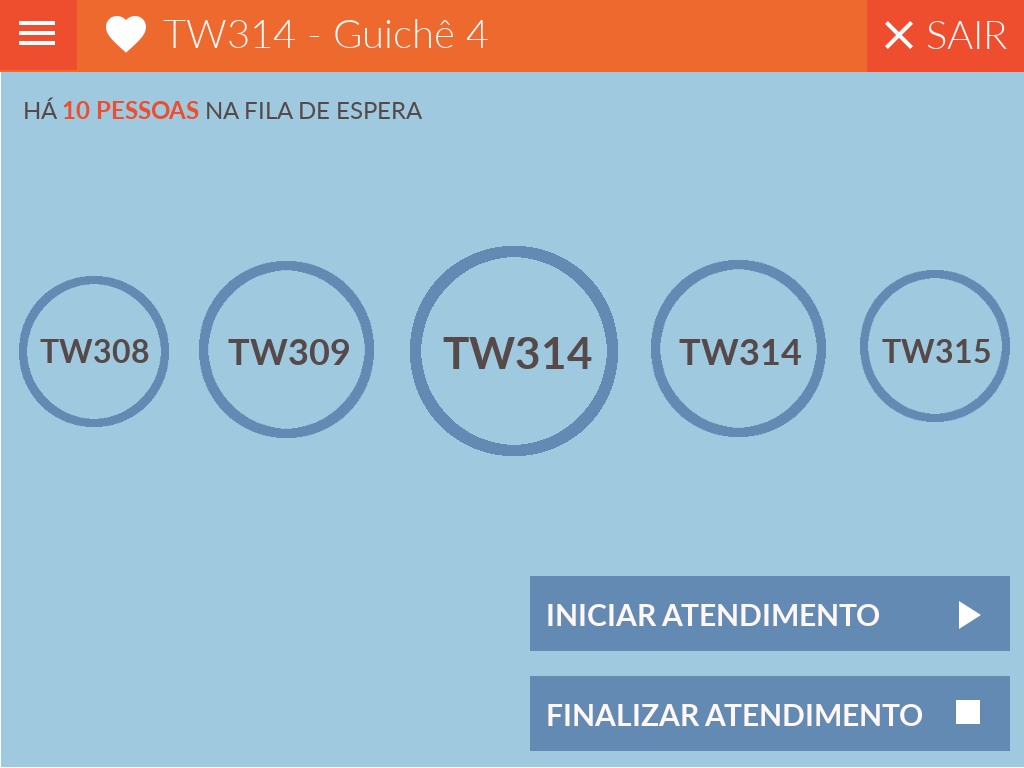
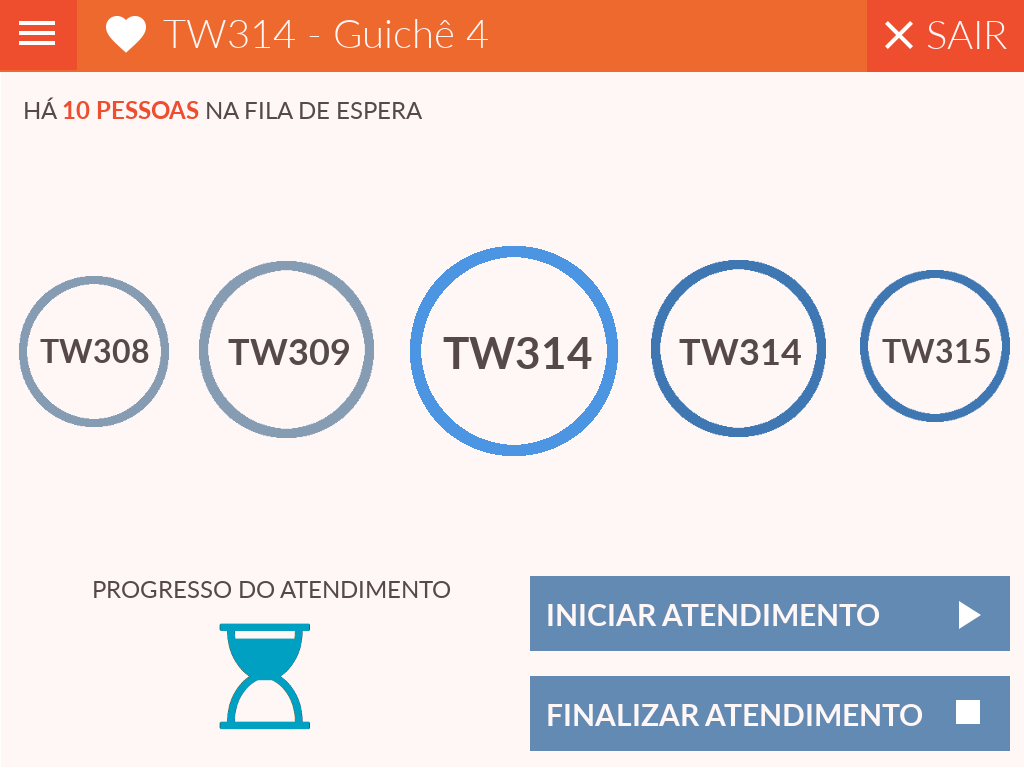
Layer changes from the first 1024x768 image to the second:
added layer "ampulheta" above "FINALIZAR ATENDIMENTO" over [219, 623, 311, 730]
added layer "PROGRESSO DO ATENDIMENTO" above "HÁ 10 PESSOAS NA FILA DE ESPER..." over [94, 581, 451, 598]
painted on "elipse #4" over [860, 270, 1010, 422]
painted on "elipse #3" over [651, 260, 826, 437]
painted on "elipse #2" over [199, 261, 374, 438]
painted on "elipse #1" over [19, 276, 169, 427]
painted on "main" over [1, 72, 1024, 767]
